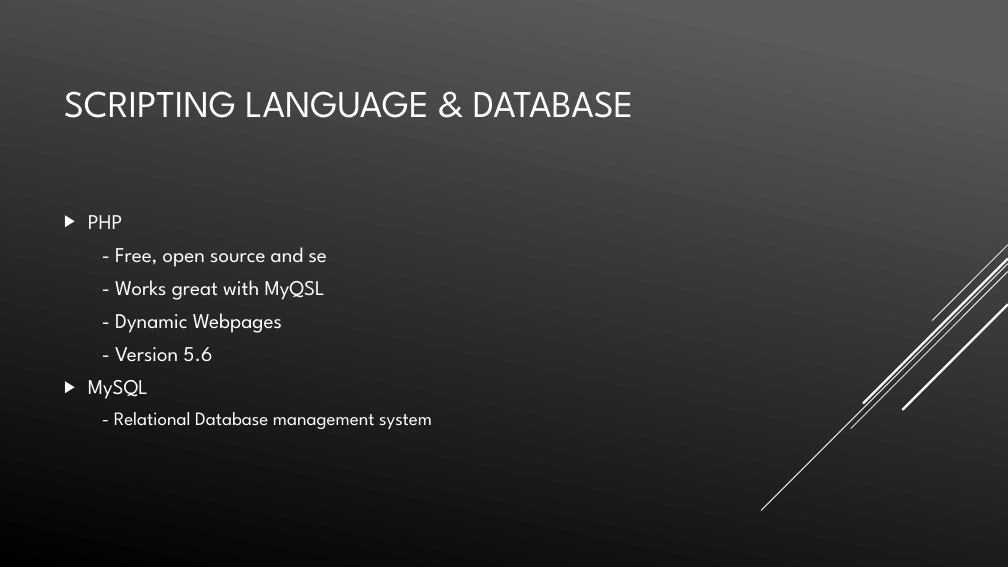
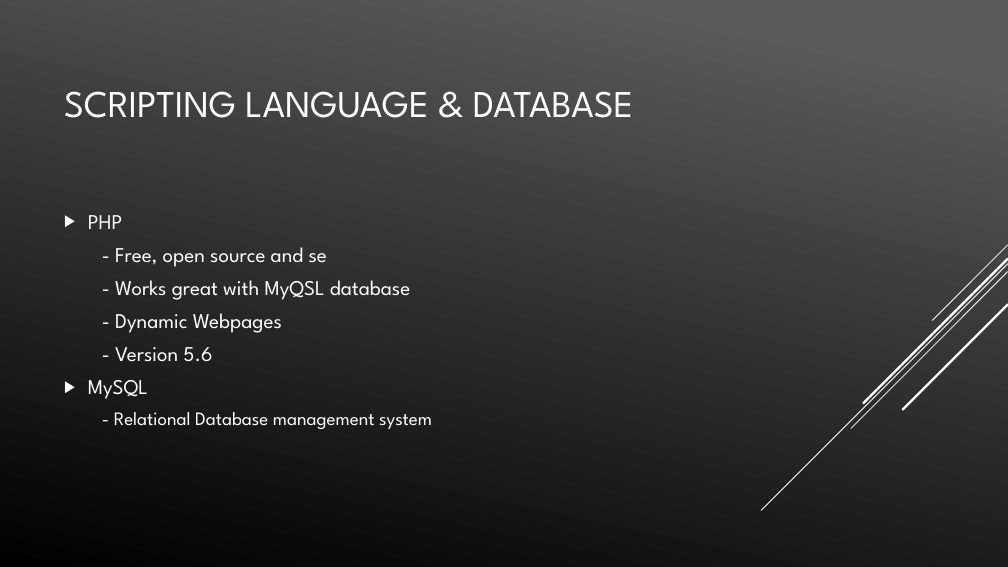
Before and after one commit to vdc1703/COMP5130F2018, a slide deck: slide 4 of Final-Powerpoint/Final.pptx. Drawn at 1008x567 pixels with LibreOffice and Linux fonts; fonts in the diff are those of the drawing. Boxes give left, top, right and bottom in pixels: in the first picture for what was removed or moved away, otherwise in the second. Text is boxed around its words. In the diff, an @@ line names an element or a change of style, - is before the commit and + after.

```diff
--- a/Final-Powerpoint/Final.pptx
+++ b/Final-Powerpoint/Final.pptx
@@ text at (115, 280, 410, 300): text changed @@
-- Works great with MyQSL
+- Works great with MyQSL database
```
Also in this commit, not shown: 5 other slides changed, 4 other files.
